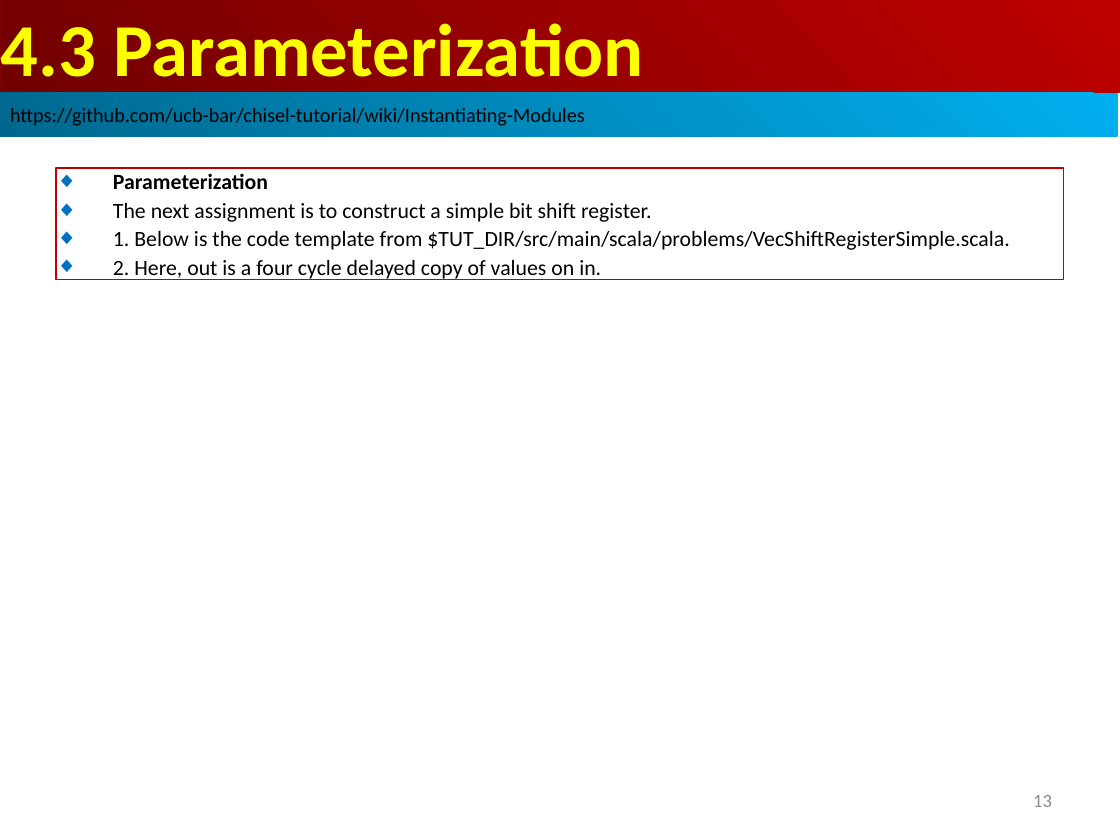
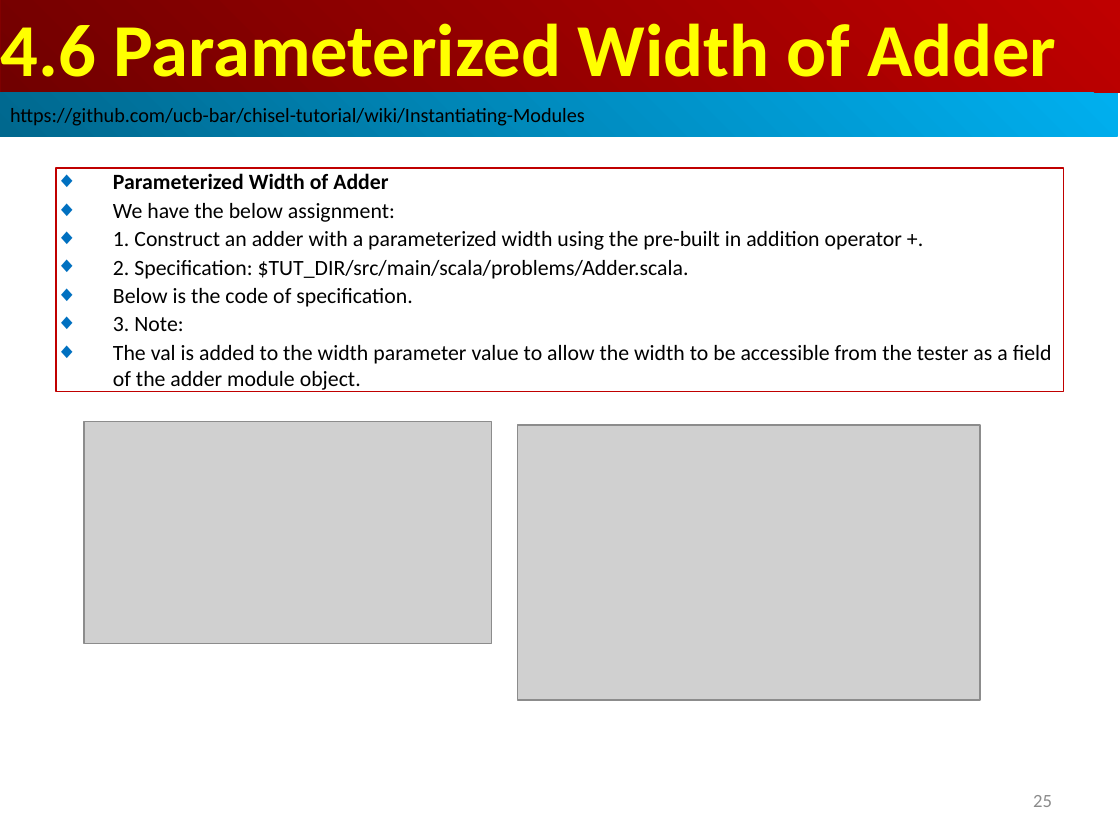
Before and after one commit to peterhchen/AIU_CS800_Chisel, a slide deck: slide 25 of 700_Dev_Guide/004_Module/000_Video/004_Module.ppt (slide 13 before the commit). Drawn at 1120x840 pixels with LibreOffice and Linux fonts; fonts in the diff are those of the drawing; grey boxes stand for pictures. Boxes give left, top, right and bottom in pixels: in the first picture for what was removed or moved away, otherwise in the second. Text is boxed around its words. In the diff, an @@ line names an element or a change of style, - is before the commit and + after.

```diff
--- a/700_Dev_Guide/004_Module/000_Video/004_Module.ppt
+++ b/700_Dev_Guide/004_Module/000_Video/004_Module.ppt
@@ text in rectangle at <box>1,23,1056,93</box>: text changed @@
-4.3 Parameterization
+4.6 Parameterized Width of Adder
@@ rectangle removed at <box>56,168,1064,280</box> @@
-◆ Parameterization
-◆ The next assignment is to construct a simple bit shift register.
-◆ 1. Below is the code template from $TUT_DIR/src/main/scala/problems/VecShiftRegisterSimple.scala.
-◆ 2. Here, out is a four cycle delayed copy of values on in.
@@ rectangle added at <box>56,168,1064,392</box>, outline #C00000 0.74 pt, 14 pt, text #000000 @@
+◆ Parameterized Width of Adder
+◆ We have the below assignment:
+◆ 1. Construct an adder with a parameterized width using the pre-built in addition operator +.
+◆ 2. Specification: $TUT_DIR/src/main/scala/problems/Adder.scala.
+◆ Below is the code of specification.
+◆ 3. Note:
+◆ The val is added to the width parameter value to allow the width to be accessible from the tester as a field of the adder module object.
@@ picture added at <box>84,421,492,644</box> @@
@@ picture added at <box>517,426,980,700</box> @@
@@ page number at <box>1033,795,1052,807</box>: text changed @@
-13
+25
```
Also in this commit, not shown: 9 other slides changed, 14 slides added.
